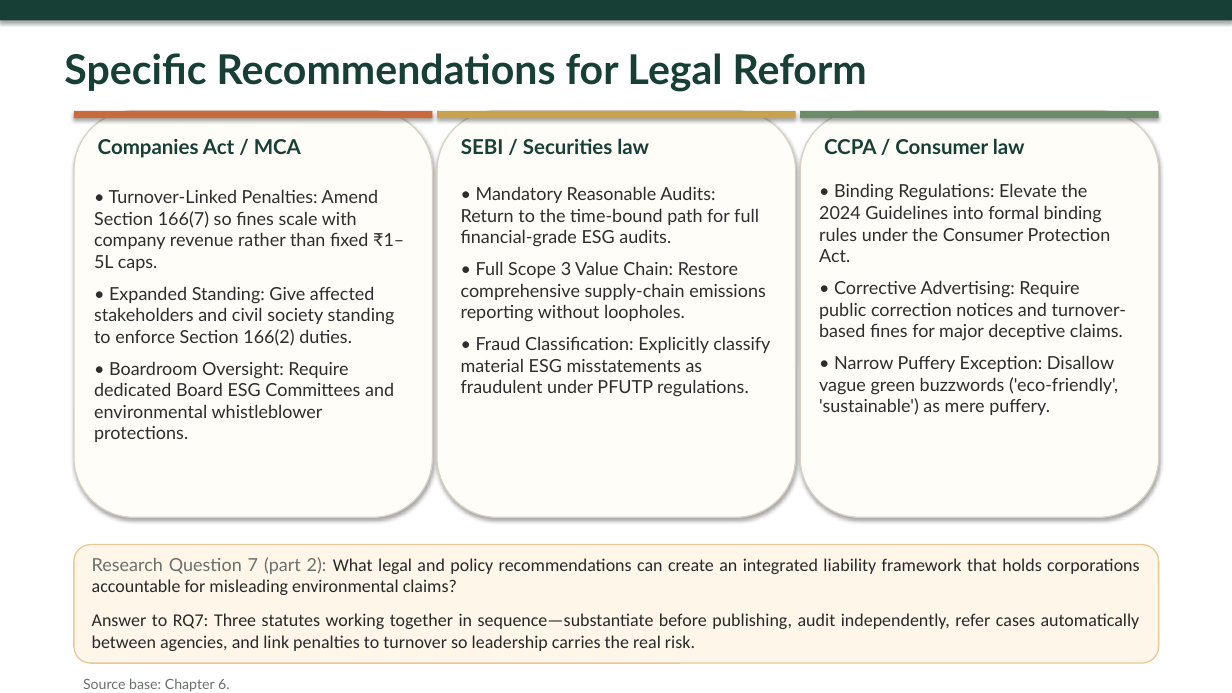
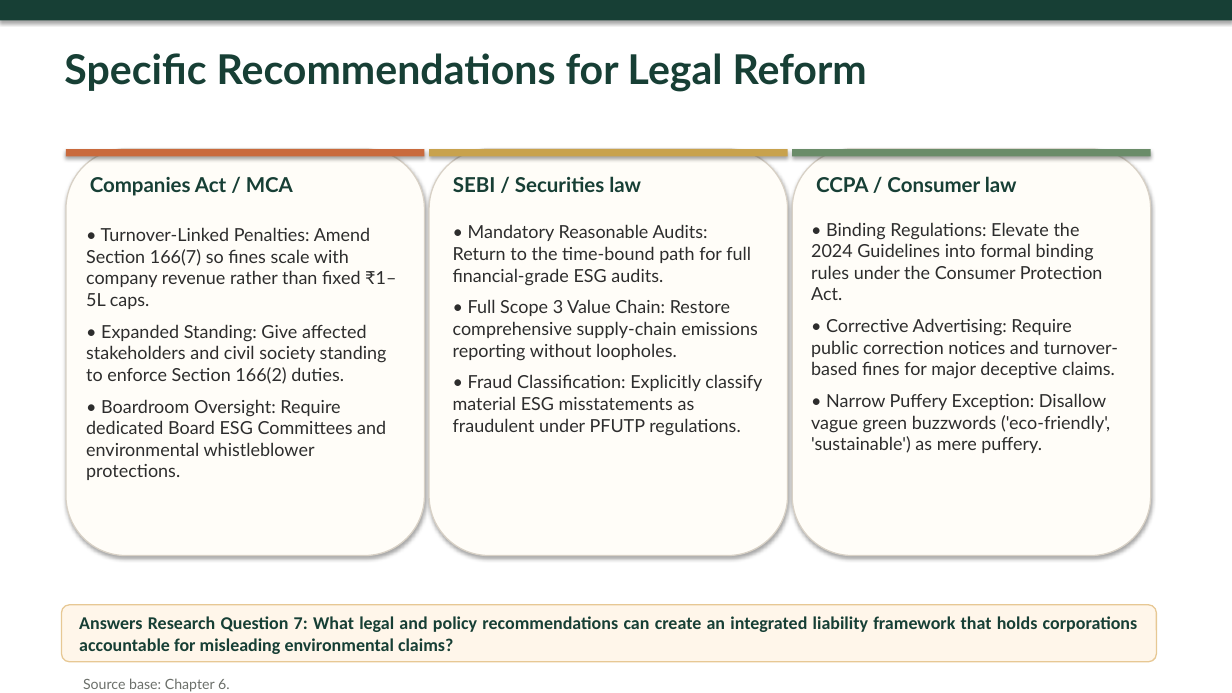
Before and after one commit to atul516/Final-VIva, a slide deck: slide 23 of Thesis Defence Presentation Final.pptx. Drawn at 1232x693 pixels with LibreOffice and Linux fonts; fonts in the diff are those of the drawing. Boxes give left, top, right and bottom in pixels: in the first picture for what was removed or moved away, otherwise in the second. Text is boxed around its words. In the diff, an @@ line names an element or a change of style, - is before the commit and + after.

```diff
--- a/Thesis Defence Presentation Final.pptx
+++ b/Thesis Defence Presentation Final.pptx
@@ 5 texts, 3 rounded rectangles, 3 rectangles: place and size @@
-5 texts, 3 rounded rectangles, 3 rectangles at box(74, 111, 1159, 518)
+5 texts, 3 rounded rectangles, 3 rectangles at box(66, 149, 1151, 555)
@@ text "• Binding Regulations: Elevate the ...": place and size @@
-text "• Binding Regulations: Elevate the ..." at box(819, 183, 1126, 415)
+text "• Binding Regulations: Elevate the ..." at box(811, 222, 1118, 453)
@@ rounded rectangle: place and size @@
-rounded rectangle at box(74, 544, 1159, 663)
+rounded rectangle at box(62, 605, 1157, 663)
@@ text at box(79, 616, 1138, 654): text changed; text colour #282828 to #173F35; bold on @@
-Research Question 7 (part 2): What legal and policy recommendations can create an integrated liability framework that holds corporations accountable for misleading environmental claims?
-Answer to RQ7: Three statutes working together in sequence—substantiate before publishing, audit independently, refer cases automatically between agencies, and link penalties to turnover so leadership carries the real risk.
+Answers Research Question 7: What legal and policy recommendations can create an integrated liability framework that holds corporations accountable for misleading environmental claims?
```
Also in this commit, not shown: 8 other slides changed.
